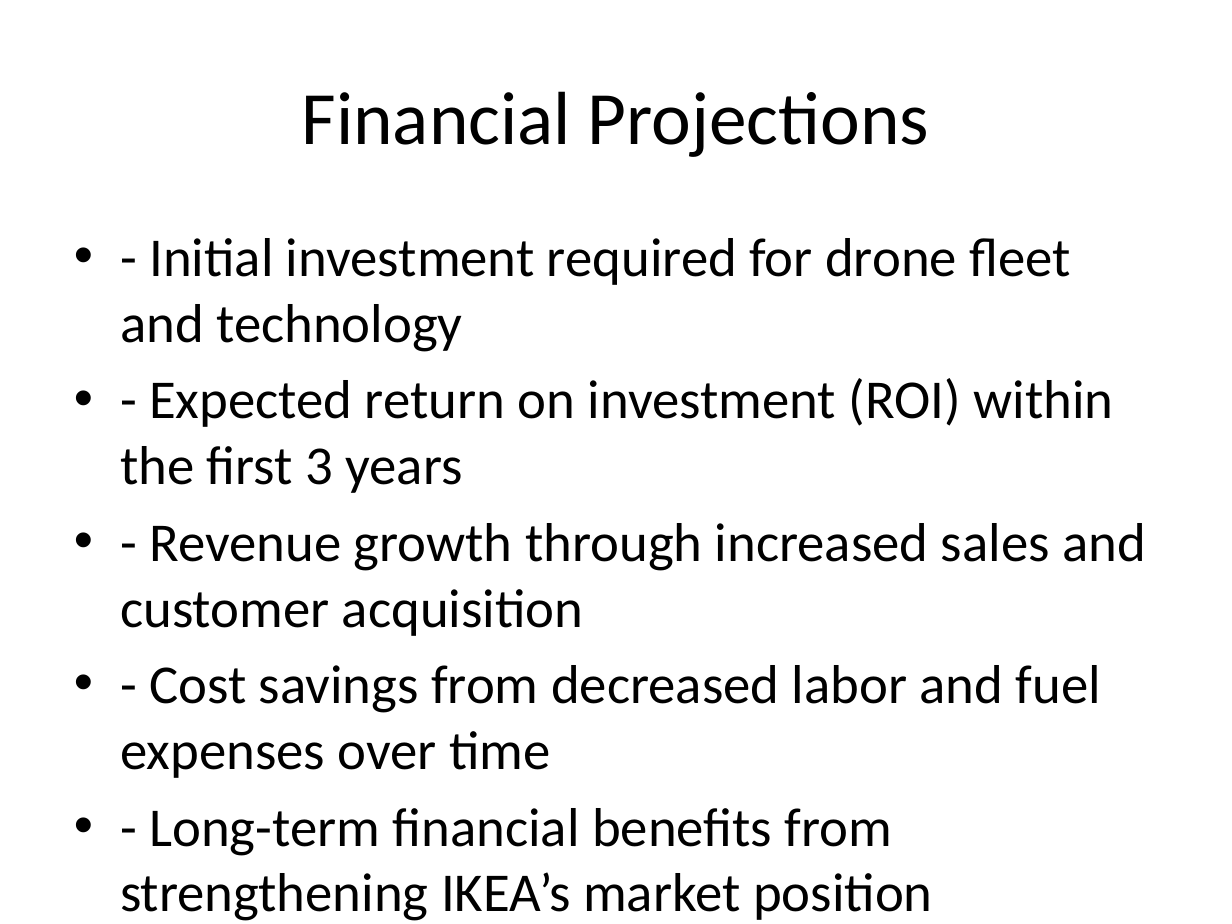
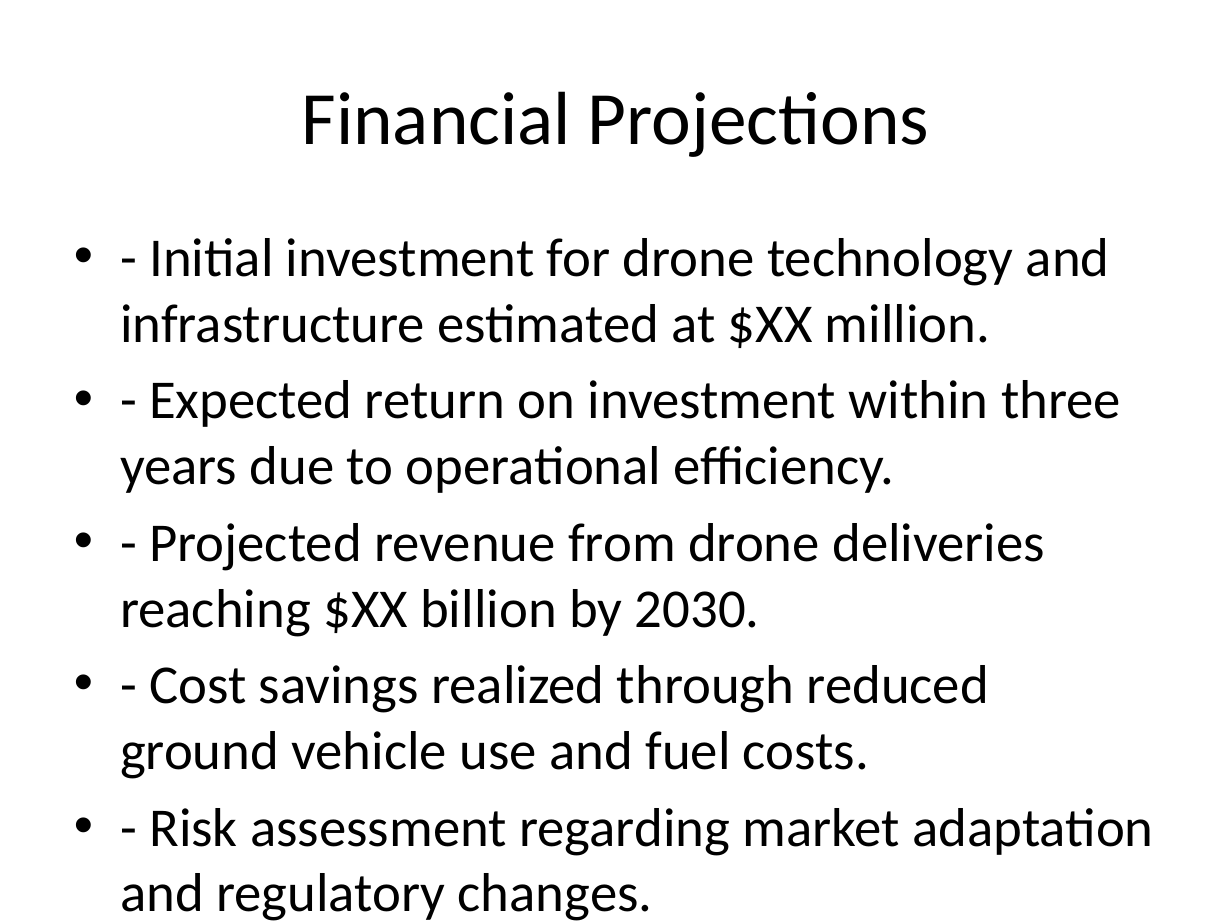
Before and after one commit to MiraSharma8511/hands-on-langchain, a slide deck: slide 9 of generated.pptx (slide 7 before the commit). Drawn at 1232x924 pixels with LibreOffice and Linux fonts; fonts in the diff are those of the drawing. Boxes give left, top, right and bottom in pixels: in the first picture for what was removed or moved away, otherwise in the second. Text is boxed around its words. In the diff, an @@ line names an element or a change of style, - is before the commit and + after.

```diff
--- a/generated.pptx
+++ b/generated.pptx
@@ text at [120, 238, 1121, 847]: text changed @@
-• - Initial investment required for drone fleet and technology
-• - Expected return on investment (ROI) within the first 3 years
-• - Revenue growth through increased sales and customer acquisition
-• - Cost savings from decreased labor and fuel expenses over time
-• - Long-term financial benefits from strengthening IKEA’s market position
+• - Initial investment for drone technology and infrastructure estimated at $XX million.
+• - Expected return on investment within three years due to operational efficiency.
+• - Projected revenue from drone deliveries reaching $XX billion by 2030.
+• - Cost savings realized through reduced ground vehicle use and fuel costs.
+• - Risk assessment regarding market adaptation and regulatory changes.
```
Also in this commit, not shown: 5 other slides changed, 4 slides added, 2 slides removed, 11 other files.
